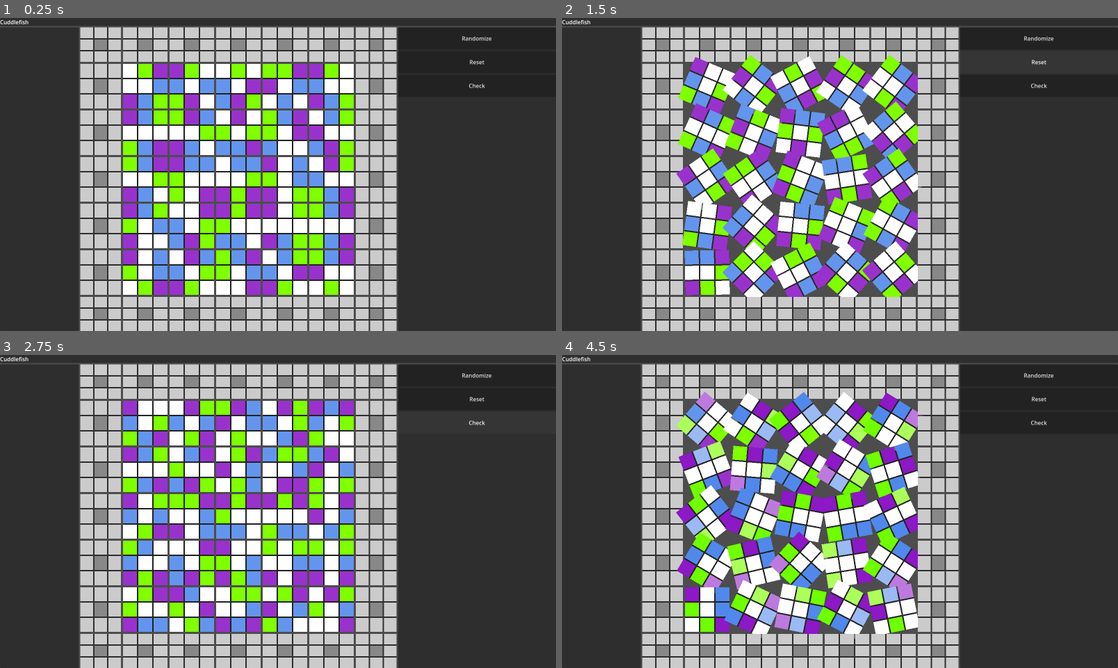
Above: before the commit, frames 1-4 (two rows, left to right).
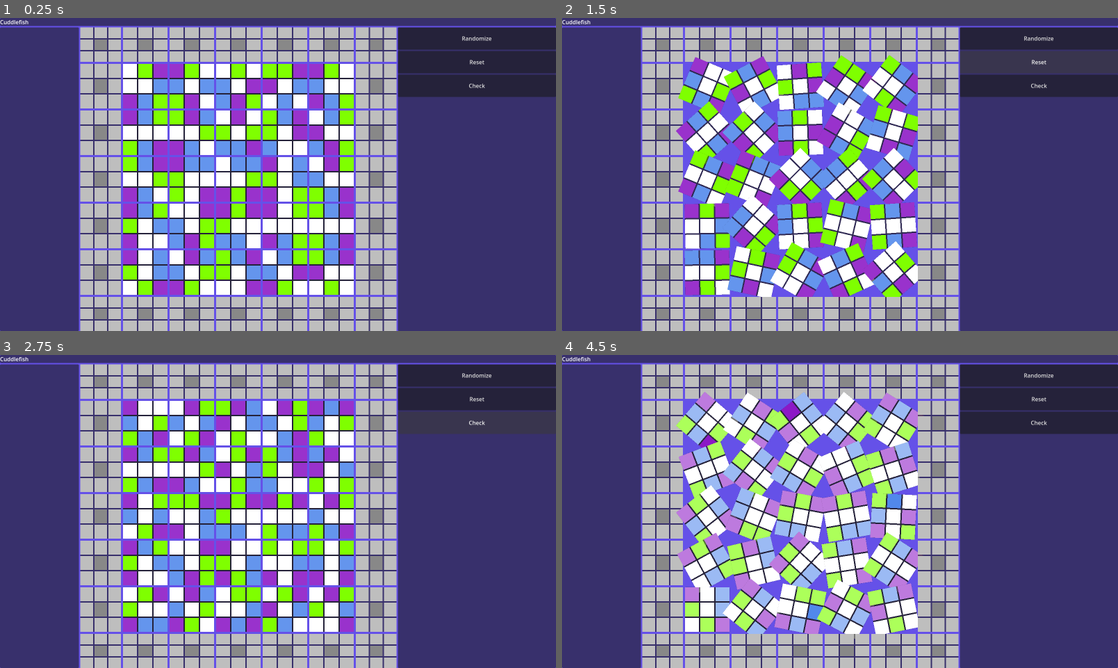
Above: after the commit, the same moments.

Repository: dtersegno/cuddlefish
Game: Godot game, scene res://CuddlefishGame.tscn
The game is run twice, just before and just after one commit, with the same random seed, the same clock (stepped at 60 frames per second) and the same inputs.
Inputs (mouse positions are in pixels of both pictures, inside the frame that each line leads up to):
- Up to frame 1 (0.25 s): no input
- Up to frame 2 (1.5 s): click "Randomize" at 0.5 s; click "Reset" at 1.25 s
- Up to frame 3 (2.75 s): click "Check" at 2 s
- Up to frame 4 (4.5 s): click (706, 423) at 2.77 s; tap Enter (ui_accept) at 3.5, 3.6, 3.77, 4.07, 4.25, 4.35 s; hold Up (ui_up) 3.53-4.28 s; hold Down (ui_down) from 4.28 s (still down)

The runs differ from the first frame. In frame 1, 47% of the frame differs, in the area x 0-100%, y 0-100%; in frame 2, 67%; in frame 3, 53%; in frame 4, 62%.

Commit message:
edge block coloring

Diff:
--- a/cuddlefish-gd/CuddlefishGame.tscn
+++ b/cuddlefish-gd/CuddlefishGame.tscn
@@ -52,7 +52,6 @@
 layout_mode = 2
 
 [node name="CuddlegridNos" type="Sprite2D" parent="VBoxContainer/HBoxContainer/Grid"]
-visible = false
 position = Vector2(441, 431.5)
 scale = Vector2(1.1225, 1.09625)
 texture = ExtResource("3_diwuv")
--- a/cuddlefish-gd/cuddler.gd
+++ b/cuddlefish-gd/cuddler.gd
@@ -197,11 +197,11 @@
 	return spin_tween.finished
 
 #
-func turn_to_direction(direction = DIRECTION.RIGHT, time = 0.5) -> void:
+func turn_to_direction(new_direction = DIRECTION.RIGHT, time = 0.5) -> void:
 	disable_button()
 	var spin_tween = create_tween()
 
-	spin_tween.tween_property(self, "rotation", direction*PI/2, time).set_ease(Tween.EASE_OUT).set_trans(Tween.TRANS_LINEAR)
+	spin_tween.tween_property(self, "rotation", new_direction*PI/2, time).set_ease(Tween.EASE_OUT).set_trans(Tween.TRANS_LINEAR)
 
 	await spin_tween.finished
 	enable_button()
--- a/cuddlefish-gd/cuddler2-0.gd
+++ b/cuddlefish-gd/cuddler2-0.gd
@@ -189,8 +189,9 @@
 	var spin_count = randi()%16
 	var new_direction = spin_count%4
 
-	if fmod(self.rotation + spin_count*PI/2,2*PI) < 1e-2:
+	if fmod(self.rotation + new_direction*PI/2,2*PI) < 1e-1:
 		spin_count += 1
+		new_direction = spin_count%4
 
 	var spin_time_extra = randf()
 	spin_tween.tween_property(self, "rotation", spin_count*PI/2, spin_time + spin_time_extra).set_trans(Tween.TRANS_LINEAR).set_ease(Tween.EASE_OUT)
@@ -206,7 +207,7 @@
 	disable_button()
 	var spin_tween = create_tween()
 
-	spin_tween.tween_property(self, "rotation", direction*PI/2, time).set_ease(Tween.EASE_OUT).set_trans(Tween.TRANS_LINEAR)
+	spin_tween.tween_property(self, "rotation", new_direction*PI/2, time).set_ease(Tween.EASE_OUT).set_trans(Tween.TRANS_LINEAR)
 	direction = new_direction
 	await spin_tween.finished
 	enable_button()
--- a/cuddlefish-gd/cuddler2-0.tscn
+++ b/cuddlefish-gd/cuddler2-0.tscn
@@ -6,6 +6,8 @@
 
 [node name="Cuddler" type="PanelContainer"]
 custom_minimum_size = Vector2(128, 128)
+offset_right = 128.0
+offset_bottom = 128.0
 size_flags_horizontal = 3
 size_flags_vertical = 3
 script = ExtResource("1_e0lkw")
--- a/cuddlefish-gd/edge_block.gd
+++ b/cuddlefish-gd/edge_block.gd
@@ -1,38 +1,67 @@
 extends PanelContainer
 
-var edge_blocks = [] #will be filled in in initialize in
-@onready var c_block = $GridContainer/C
+@onready var UL = $GridContainer/UL
+@onready var U = $GridContainer/U
+@onready var UR = $GridContainer/UR
+@onready var L = $GridContainer/L
+@onready var C = $GridContainer/C
+@onready var R = $GridContainer/R
+@onready var DL = $GridContainer/DL
+@onready var D = $GridContainer/D
+@onready var DR = $GridContainer/DR
+
+
+#unfortunately named --- these are the colored squares around the perimeter
+#of the cuddler.
+#Don't get these confused with the main puzzle's "edge blocks",
+#which frame the array of cuddlers.
+#this list fills on initialization, after ready()
+var edge_blocks = []
+		#$GridContainer/R,
+		#$GridContainer/UR,
+		#$GridContainer/U,
+		#$GridContainer/UL,
+		#$GridContainer/L,
+		#$GridContainer/DL,
+		#$GridContainer/D,
+		#$GridContainer/DR
+	#]
+
+
+#preloaded scene for copying self.
+#will be unused in final game --- cuddler 2 will itself rotate rather
+#than create a visual instance of itself.
 
 #squares labeled 0 thru 7 from right and xclockwise.
 # [0,5] means a line goes from Right square (0) to Lower Left square (5)
 
-var default_colors = [
-	'DARK_ORCHID',
-	'DARK_ORANGE',
-	'CORNFLOWER_BLUE',
-	'CHARTREUSE',
-	'GRAY'
-]
+#give me the local square indices of a given color.
+#change this when coloring different cuddlers
 var color_to_index = {
-	'DARK_ORCHID':[0,5],
-	'DARK_ORANGE':[1,6],
-	'CORNFLOWER_BLUE':[2,4],
-	'CHARTREUSE':[3,7],
-	'GRAY':[0,1,2,3,4,5,6,7]
+	'purple':[0,5],
+	'orange':[1,6],
+	'blue':[2,4],
+	'green':[3,7],
+
 }
+
+#give me the color of local square i
 var cuddle_colors = [
-	Color('DARK_ORCHID'),
-	Color('DARK_ORANGE'),
-	Color('CORNFLOWER_BLUE'),
-	Color('CHARTREUSE'),
-	Color('CORNFLOWER_BLUE'),
-	Color('DARK_ORCHID'),
-	Color('DARK_ORANGE'),
-	Color('CHARTREUSE'),
+	Color('gray'),
+	Color('gray'),
+	Color('gray'),
+	Color('gray'),
+	Color('gray'),
+	Color('gray'),
+	Color('gray'),
+	Color('gray'),
 ]
 
 # Called when the node enters the scene tree for the first time.
 func _ready() -> void:
+	self.size = Vector2(126,126)
+	# - Vector2(2,2)
+	#store colored squares in a list
 	self.initialize()
 
 func initialize():
@@ -46,64 +75,50 @@
 		$GridContainer/D,
 		$GridContainer/DR
 	]
-	update_colors()
 
-#changes cuddle_colors list and actual colors of blocks
-func update_colors():
-	#print('Updating colors on cube:')
-	#color_to_index: which squares have color color_to_index[name]?
-	for color_name in color_to_index:
-		for index in color_to_index[color_name]:
+#return the local square colors of a given color
+func get_squares_of_color(color:Color):
+	return color_to_index[color]
 
-			#change the list of colors
-			cuddle_colors[index] = Color(color_name)
+func paint_cuddle_colors() -> void:
+	var square_counter = 0
+	for color in cuddle_colors:
+		edge_blocks[square_counter].color = color
+		square_counter += 1
 
-			#change the actual square color
-			#print('edge blocks:')
-			#print(edge_blocks)
-			#print('cuddle colors:')
-			#print(cuddle_colors)
-			edge_blocks[index].color = cuddle_colors[index]
+func paint_single_square(square_no, color, local = true) -> void:
+	if square_no == -1:
+		self.C.color = color
+	else:
+		edge_blocks[square_no].color = color
 
-	lighten_block_colors()
-	return null
+func tween_square_color(square_no, color, time = 1):
+	var color_tween = create_tween()
+	var this_block
+	if square_no == -1:
+		this_block = self.C
+	else:
+		this_block = edge_blocks[square_no]
+	color_tween.tween_property(this_block, 'color', color, time).set_ease(Tween.EASE_OUT).set_trans(Tween.TRANS_EXPO)
 
 
-func lighten_block_colors():
-	for block in edge_blocks:
-		block.color = block.color.lightened(0.2)
-
+#changes cuddle_colors list based on rotation. This is the global color scheme
+##
+#func update_colors() -> void:
+	##print('Updating colors on cube:')
+	##color_to_index: which squares have color color_to_index[name]?
+	#for color_name in color_to_index:
+		#for index in color_to_index[color_name]:
+			##change the list of colors
+			#cuddle_colors[index] = Color(color_name)
+			##change the actual square color
+			##print('edge blocks:')
+			##print(edge_blocks)
+			##print('cuddle colors:')
+			##print(cuddle_colors)
+			#edge_blocks[index].color = cuddle_colors[index]
+	#lighten_block_colors(0.2)
+#
 # Called every frame. 'delta' is the elapsed time since the previous frame.
 func _process(_delta: float) -> void:
 	pass
-
-func color_square(square_no, color):
-	#colors squares 0 - 7 for edges or -1 for center
-	if square_no == -1:
-		c_block.color = color
-	else:
-		cuddle_colors[square_no] = color
-
-func flash_square(square_no, flash_time = 1):
-	var this_edge_block = edge_blocks[square_no]
-	var flash_tween = create_tween()
-	var square_color = this_edge_block.color
-
-	flash_tween.tween_property(
-		this_edge_block,
-		"color",
-		Color(1,1,1,1),
-		flash_time/10.
-	).set_ease(Tween.EASE_IN).set_trans(Tween.TRANS_ELASTIC)
-	flash_tween.tween_property(
-		this_edge_block,
-		"color",
-		square_color,
-		flash_time*2/3.
-	).set_ease(Tween.EASE_OUT).set_trans(Tween.TRANS_ELASTIC)
-	#be sure to update the colors because the square_color variable
-	#may no longer represent the color --- since it may have changed
-	#due to a rotation.
-	await flash_tween.finished
-	update_colors()
-	return null
--- a/cuddlefish-gd/grid.gd
+++ b/cuddlefish-gd/grid.gd
@@ -1,4 +1,24 @@
 extends GridContainer
+
+
+
+
+@onready var cuddler_prime = $Cuddler_Prime
+
+var cuddler = preload("res://cuddler2-0.tscn")
+var edge_block = preload("res://edge_block.tscn")
+
+#to be filled on creation. Cuddlers and edge blocks are also added to groups, but
+#group orders are not guaranteed.
+var cuddlers = []
+var edge_blocks = []
+
+#visual reference for cuddlegrid
+@onready var cuddlegrid_sprite = $CuddlegridNos
+
+###############################################################################
+#### Constants and solution ####
+################################
 
 
 #store the colors of each square for each cuddler number in the solution.
@@ -119,79 +139,6 @@
 }
 
 
-@onready var cuddler_prime = $Cuddler_Prime
-
-var cuddler = preload("res://cuddler2-0.tscn")
-var edge_block = preload("res://edge_block.tscn")
-
-#to be filled on creation. Cuddlers and edge blocks are also added to groups, but
-#group orders are not guaranteed.
-var cuddlers = []
-var edge_blocks = []
-
-#visual reference for cuddlegrid
-@onready var cuddlegrid_sprite = $CuddlegridNos
-
-# Called when the node enters the scene tree for the first time.
-func _ready() -> void:
-	# remove the sprite
-	cuddlegrid_sprite.queue_free()
-	create_cuddlerows(5,5)
-	cuddler_prime.queue_free()
-	#for number in range(16):
-		#print(str(number) + '%8: ' + str(number%8))
-
-	#adjust the default "solution" to include different numbers for parallel edges
-	solution_coloring['green'].merge(swap_plan_g, true)
-	solution_coloring['purple'].merge(swap_plan_p, true)
-
-	self.paint_solution()
-
-# Called every frame. 'delta' is the elapsed time since the previous frame.
-func _process(_delta: float) -> void:
-	pass
-
-#cuddlers are created with the solution at direction 0
-func check_cuddler_directions():
-	#are all the cuddlers checked so far pointing to the right / direction 0.
-	var all_right = true
-	for cuddler in cuddlers:
-		all_right = all_right and (0 == cuddler.direction)
-	if all_right:
-		print("that's the solution!")
-	else:
-		print("not correct")
-
-func create_cuddlefish(number_to_create:int):
-	for new_cuddler_counter in range(number_to_create):
-		var new_cuddler = cuddler.instantiate()
-		self.add_child(new_cuddler)
-		new_cuddler.add_to_group('cuddlers')
-		cuddlers.append(new_cuddler)
-		new_cuddler.button_clicked.connect(self.perform_cuddler_comparison)
-
-#create all the cuddlefish along with edge blocks for a 7x7 grid.
-func create_cuddlerows(rows:int, cols:int):
-	#add cols+2 children for the top
-	create_edge_block(cols + 2, 3) #face down on top row
-	for row in range(rows):
-		create_edge_block(1, 0) #face right on the left
-		create_cuddlefish(cols)
-		create_edge_block(1, 2) # face left on the right
-	create_edge_block(cols + 2,1) #bottom row
-	return null
-
-# create edge blocks with orientations 0, 1, 2, or 3
-# these are different than the squares within a cuddlefish.
-# sorry for using the same name, sorry. sorry..
-func create_edge_block(number_to_create:int, orientation:int):
-	for number in range(number_to_create):
-		var new_edge_block = edge_block.instantiate()
-		self.add_child(new_edge_block)
-		new_edge_block.add_to_group('edge_blocks')
-		edge_blocks.append(new_edge_block)
-	return null
-
 
 #a dict of colors
 var default_colors = {
@@ -203,31 +150,17 @@
 	'white':Color('WHITE')
 }
 
-func paint_all_squares(color):
-	get_tree().call_group('cuddlers','paint_cuddle_colors')
-
-func paint_solution() -> void:
-	for color in solution_coloring:
-		for cuddler_index in range(len(cuddlers)):
-			var color_these_squares = solution_coloring[color][cuddler_index]
-			var this_cuddler = cuddlers[cuddler_index]
-			for square in color_these_squares:
-				this_cuddler.paint_single_square(square, default_colors[color])
-				this_cuddler.cuddle_colors[square] = default_colors[color]
-
-
-
 # whether the colors at certain positions of
 #two cuddlers are the same
 
 # mark which internal squares to compare.
-#ex V: [6,2] compares the bottom of the first cuddler
-#to the top of the second.
+#ex V: [6,2] compares the bottom (6) of the first cuddler
+#to the top (2) of the second.
 # squares start at 0 at Right, 1 at Upper Right,
 # and continue xclockwise to 7 at the Lower Right
 # comparison order is important.
 var comparisons = {
-	#comparisons between cuddlers
+	#comparisons between cuddlers.
 	"V":[6,2], #top to bottom
 	"H":[0,4], #right to left
 	"D1":[7,3], #lower right to upper left
@@ -488,6 +421,235 @@
 	]
 }
 
+
+# edge_picker and edge_painting provide instructions for how to color
+# edge blocks when their adjacent cuddlers match
+var edge_picker = {
+	"U":[
+		[
+			[0,1], #if these cuddlers compare true,
+			[1,2],# get these edge blocks and light them according to the dict "edge painting". The order of edges matters!
+		],
+		[
+			[1,2],
+			[2,3]
+		],
+		[
+			[2,3],
+			[3,4]
+		],
+		[
+			[3,4],
+			[4,5]
+		]
+	],
+	"R":[
+			[
+				[4,9], #if these cuddlers compare true,
+				[8,10],# get these edge blocks and light them according to the dict "edge painting". The order of edges matters!
+			],
+			[
+				[9,14],
+				[10,12]
+			],
+			[
+				[14,19],
+				[12,14]
+			],
+			[
+				[19,24],
+				[14,16]
+			]
+	],
+	"D":[
+			[
+				[20,21], #if these cuddlers compare true,
+				[18,19],# get these edge blocks and light them according to the dict "edge painting". The order of edges matters!
+			],
+			[
+				[21,22],
+				[19,20]
+			],
+			[
+				[22,23],
+				[20,21]
+			],
+			[
+				[23,24],
+				[21,22]
+			]
+	],
+	"L":[
+			[
+				[0,5], #if these cuddlers compare true,
+				[7,9],# get these edge blocks and light them according to the dict "edge painting". The order of edges matters!
+			],
+			[
+				[5,10],
+				[9,11]
+			],
+			[
+				[10,15],
+				[11,13]
+			],
+			[
+				[15,20],
+				[13,15]
+			]
+	],
+}
+
+var edge_painting = {
+	"EE_U":[
+		[6, -1, 0], #paint these squares in edge block 1
+		[4, -1, 6] #paint these squares in edge block 2
+	],
+	"EC_U":[
+		[7],
+		[5]
+	],
+	"EE_R":[
+		[4, -1, 6],
+		[2, -1, 4]
+	],
+	"EC_R":[
+		[7],
+		[1]
+	],
+	"EE_D":[
+		[2, -1, 0],
+		[2, -1, 4]
+	],
+	"EC_D":[
+		[1],
+		[3]
+	],
+	"EE_L":[
+		[0, -1, 6],
+		[2, -1, 0]
+	],
+	"EC_L":[
+		[1],
+		[7]
+	]
+}
+
+
+###############################################################################
+#### Operation ####
+###################
+
+# Called when the node enters the scene tree for the first time.
+func _ready() -> void:
+	# remove the sprite
+	cuddlegrid_sprite.queue_free()
+	create_cuddlerows(5,5)
+	cuddler_prime.queue_free()
+	#for number in range(16):
+		#print(str(number) + '%8: ' + str(number%8))
+
+	#adjust the default "solution" to include different numbers for parallel edges
+	solution_coloring['green'].merge(swap_plan_g, true)
+	solution_coloring['purple'].merge(swap_plan_p, true)
+
+	self.paint_solution()
+	self.paint_edge_blocks('gray')
+
+	# test: tone edge blocks purple
+	#for edge_block in edge_blocks:
+		#for square in range(8):
+			#edge_block.tween_square_color(square, self.default_colors['purple'], 5)
+
+
+
+# Called every frame. 'delta' is the elapsed time since the previous frame.
+func _process(_delta: float) -> void:
+	pass
+
+###############################################################################
+#### Creation and setup ####
+#######################################
+
+
+func create_cuddlefish(number_to_create:int):
+	for new_cuddler_counter in range(number_to_create):
+		var new_cuddler = cuddler.instantiate()
+		self.add_child(new_cuddler)
+		new_cuddler.add_to_group('cuddlers')
+		cuddlers.append(new_cuddler)
+		new_cuddler.button_clicked.connect(self.perform_cuddler_comparison)
+
+#create all the cuddlefish along with edge blocks for a 7x7 grid.
+func create_cuddlerows(rows:int, cols:int):
+	#add cols+2 children for the top
+	create_edge_block(cols + 2, 3) #face down on top row
+	for row in range(rows):
+		create_edge_block(1, 0) #face right on the left
+		create_cuddlefish(cols)
+		create_edge_block(1, 2) # face left on the right
+	create_edge_block(cols + 2,1) #bottom row
+	return null
+
+
+
+# create edge blocks with orientations 0, 1, 2, or 3
+# these are different than the squares within a cuddlefish.
+# sorry for using the same name, sorry. sorry..
+func create_edge_block(number_to_create:int, orientation:int):
+	for number in range(number_to_create):
+		var new_edge_block = edge_block.instantiate()
+		self.add_child(new_edge_block)
+		new_edge_block.add_to_group('edge_blocks')
+		edge_blocks.append(new_edge_block)
+	return null
+
+##############################################################################
+#### Painting ####
+##################
+
+func paint_edge_block(block_no, square_no, color):
+	var this_block = edge_blocks[block_no]
+	this_block.paint_single_square(square_no, color)
+
+func paint_edge_blocks(color):
+	for this_block in edge_blocks:
+		for square_no in range(8):
+			this_block.paint_single_square(square_no, color)
+
+func paint_all_squares(color):
+	get_tree().call_group('cuddlers','paint_cuddle_colors')
+
+func paint_solution() -> void:
+	for color in solution_coloring:
+		for cuddler_index in range(len(cuddlers)):
+			var color_these_squares = solution_coloring[color][cuddler_index]
+			var this_cuddler = cuddlers[cuddler_index]
+			for square in color_these_squares:
+				this_cuddler.paint_single_square(square, default_colors[color])
+				this_cuddler.cuddle_colors[square] = default_colors[color]
+
+
+
+##############################################################################
+#### Alignment and solution checking ####
+#########################################
+
+#cuddlers are created with the solution at direction 0. This allows
+#to bypass actual color comparisons to check for solution.
+# The game alerts a win with a different mechanism than it uses to check if
+# colors are properly aligned!
+func check_cuddler_directions():
+	#are all the cuddlers checked so far pointing to the right / direction 0.
+	var all_right = true
+	for cuddler in cuddlers:
+		all_right = all_right and (0 == cuddler.direction)
+	if all_right:
+		print("that's the solution!")
+	else:
+		print("not correct")
+
+
+
 #take two squares and a type of comparison.
 #return the result of the comparison.
 #ex
@@ -505,27 +667,27 @@
 		for single_comparison in result[comparison]:
 			#if the comparison is true (the colors are the
 			#same), flash those cuddlers' squares.
-			if single_comparison[1]:
-				var cuddlerAindex = single_comparison[0][0]
-				var cuddlerBindex = single_comparison[0][1]
-				var cuddlerA = all_cuddlers[cuddlerAindex]
-				var cuddlerB = all_cuddlers[cuddlerBindex]
-				cuddlerA.disable_button()
-				cuddlerB.disable_button()
-				cuddlerA.flash_square(
-					comparisons[comparison][0]
-				)
-				cuddlerB.flash_square(
-					comparisons[comparison][1]
-				)
-				#print(
-					#'Cuddler '
-					#+ str(cuddlerAindex)
-					#+ ' '
-					#+ comparison
-					#+ ' Cuddler '
-					#+ str(cuddlerBindex)
-				#x)
+			#if single_comparison[1]:
+			var cuddlerAindex = single_comparison[0][0]
+			var cuddlerBindex = single_comparison[0][1]
+			var cuddlerA = all_cuddlers[cuddlerAindex]
+			var cuddlerB = all_cuddlers[cuddlerBindex]
+			cuddlerA.disable_button()
+			cuddlerB.disable_button()
+			cuddlerA.flash_square(
+				comparisons[comparison][0]
+			)
+			cuddlerB.flash_square(
+				comparisons[comparison][1]
+			)
+			#print(
+				#'Cuddler '
+				#+ str(cuddlerAindex)
+				#+ ' '
+				#+ comparison
+				#+ ' Cuddler '
+				#+ str(cuddlerBindex)
+			#x)
 
 # a single comparison between two cuddlers
 func cuddle_compare(cuddler1, cuddler2, comparison) -> bool:
@@ -591,4 +753,5 @@
 			)
 		result.merge({comparison:comparison_result})
 
+	print(result)
 	return result
--- a/cuddlefish-gd/project.godot
+++ b/cuddlefish-gd/project.godot
@@ -25,3 +25,4 @@
 [rendering]
 
 renderer/rendering_method="mobile"
+environment/defaults/default_clear_color=Color(0.395427, 0.318641, 0.909519, 1)
Not shown, changed: notebooks/.ipynb_checkpoints/4_paths-checkpoint.ipynb
Not shown, changed: notebooks/4_paths.ipynb
